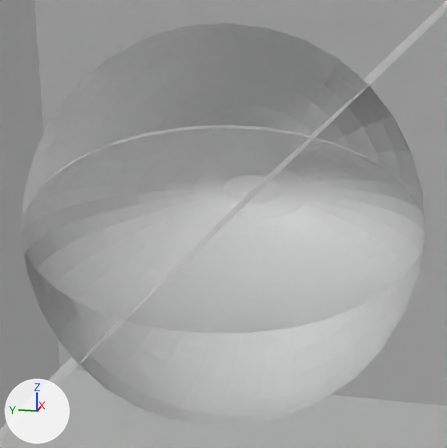
The Blender file scenes/RhythmParkour.blend, before and after one commit.
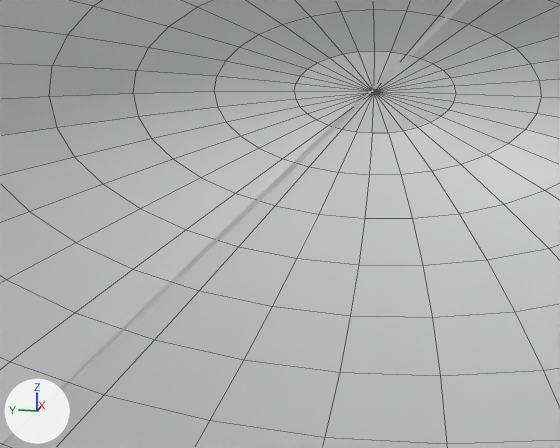
Each version is shown from a 50 mm camera at (-1.519, -0.304, 0.381) aimed at (0.0, 0.0, 0.001), then close up from a 50 mm camera at (-0.464, -0.076, 0.07) aimed at (-0.014, 0.014, -0.043). The lights are fixed; the arrows at lower left show +X, +Y and +Z. The close-ups show mesh edges as thin lines. Everything nearer to the camera than a plane just in front of the edit is cut away.

The first close-up shows 'PlayerCrouch', 'Slope'.
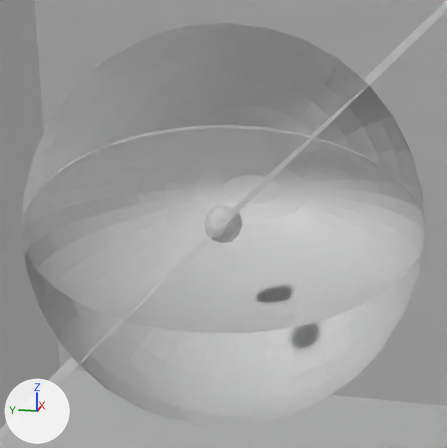
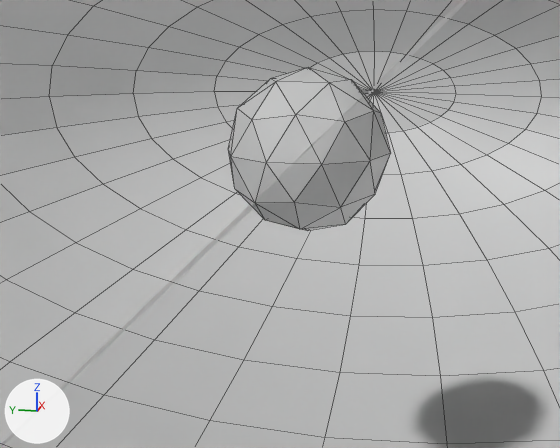
Commit message: Finish particle system Update screenshot

Edits to the bpy script that builds the scene:
```text
Add me_particle:
    me_particle.from_pydata(...)  # an icosphere of 80 faces spanning x -0.0476..0.0476, y -0.05..0.05, z -0.05..0.05
Add ob_particle:
    ob_particle = bpy.data.objects.new('Particle', me_particle)
    ob_particle.location = (0.0, 0.0, 0.0)
```

Boxes (x1, y1, x2, y2) around the edits, measured in the close-ups (560 x 448 px):
'Particle', added
    after: (228, 67, 391, 231)
